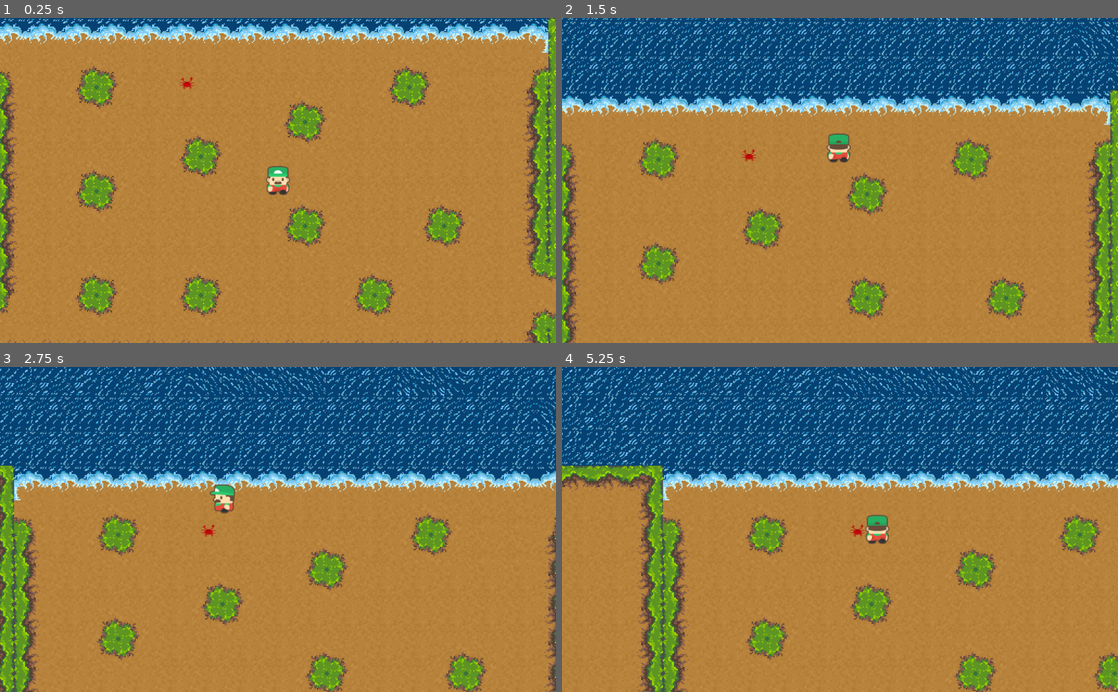
Above: before the commit, frames 1-4 (two rows, left to right).
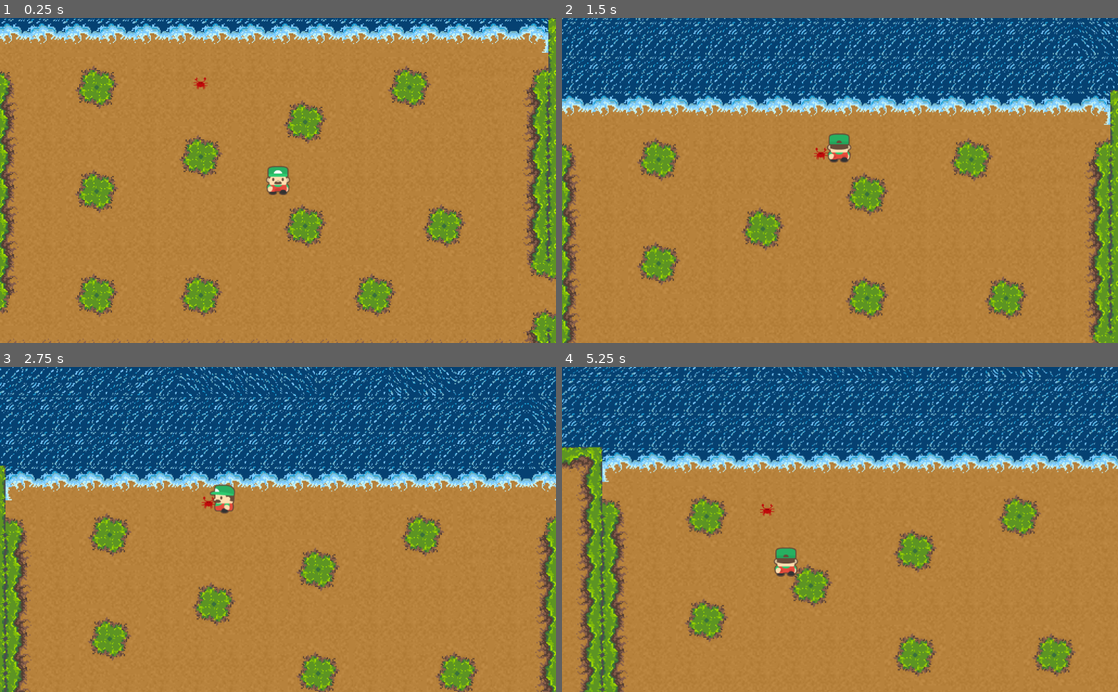
Above: after the commit, the same moments.

Repository: GroupOneGit/CS3250-Project
Game: Godot game, scene res://Main.tscn
Two runs of this game, one before a commit and one after it. Both use one fixed random seed, a clock stepped at 60 frames per second and the inputs below.
Inputs:
- Up to frame 1 (0.25 s): no input
- Up to frame 2 (1.5 s): hold Up (ui_up) from 0.53 s (still down)
- Up to frame 3 (2.75 s): release Up (ui_up) at 2.03 s; hold Left (ui_left) from 2.03 s (still down)
- Up to frame 4 (5.25 s): release Left (ui_left) at 3.53 s; hold Down (ui_down) 3.53-4.28 s; hold Right (ui_right) 4.28-5.03 s; hold Up (ui_up) from 5.03 s (still down)

The runs differ from the first frame. In frame 1, 0.1% of the frame differs, in the area x 32-38%, y 18-23%; in frame 2, 0.2%; in frame 3, 23%; in frame 4, 37%, in the area x 0-100%, y 0-100%.
Error before the commit: Parse Error: The identifier "etime" isn't declared in the current scope. (res://Crab/CKB2D.gd:10)

Commit message:
Crab fix
- fixed bug
- Redid y navigation to be simpler

Diff:
--- a/Group_ONE_Games/Crab/CKB2D.gd
+++ b/Group_ONE_Games/Crab/CKB2D.gd
@@ -2,41 +2,36 @@
 
 var velocity = Vector2(0,0) #Where it's going
 var anitime #animation time
-
+var debug = true
+var speed =100
 
 func _ready():
 	velocity.x = 1
 	velocity.y = 0
-	etime = 0.0
+	anitime = 0.0
 
-func set_direction():
+func set_direction(delta):
 	if velocity.x > 0:
 		velocity.x = -1
 	else:
 		velocity.x = 1
 	randomize()
-	var fl = randf()
-	if fl < .3:
-		velocity.y = .5
-		velocity.x = velocity.x*(6/7)
-	elif fl > .7:
-		velocity.y = -.5
-		velocity.x = velocity.x*(6/7)
-	else:
-		velocity.y = 0
+	var y = (randf() -.5)*.9
+	velocity.y = y
 
 
 func _physics_process(delta):
 	# This does collisons and tests if the crab collides witha anything
 	if velocity.x == 0:
-		set_direction()
-	var thing = self.move_and_collide(velocity * delta * 100)
+		set_direction(delta)
+	var thing = self.move_and_collide(velocity.normalized() * delta * speed)
+
 	if thing != null: #if we collide with somethign
-		set_direction()
+		set_direction(delta)
 	$Sprite.update()
 
 	# Flip the sprite for animations.
-	etime += delta
-	if etime > .3:
-		etime = 0
+	anitime += delta
+	if anitime > .3:
+		anitime = 0
 		$Sprite.flip_h = not $Sprite.flip_h
